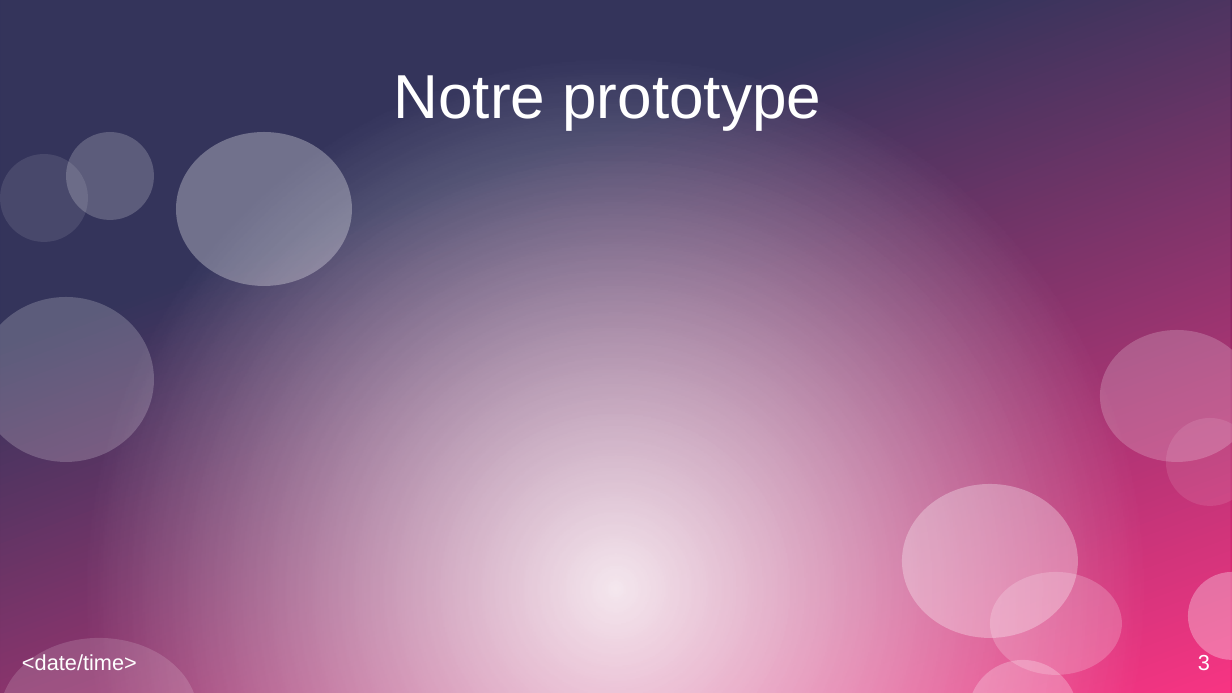
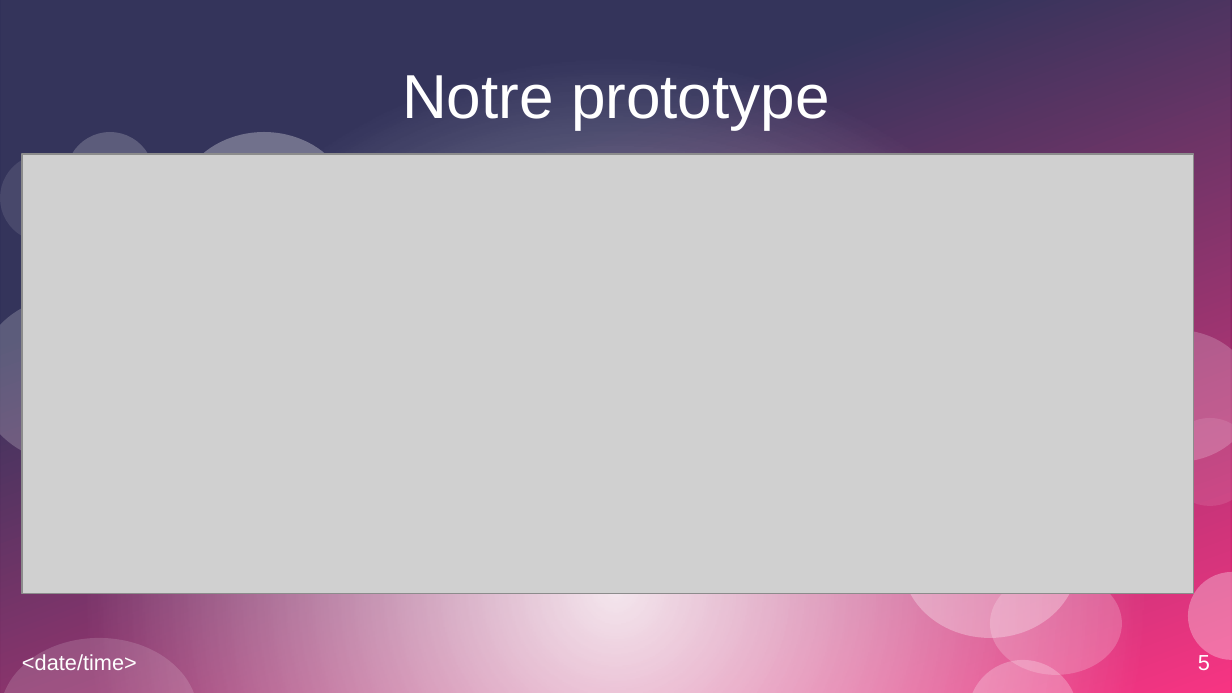
Before and after one commit to RomainVarra/QuizZzZ, a slide deck: slide 5 of Public/Maquettes/Diapos QuizZzZ !.odp (slide 3 before the commit). Drawn at 1232x693 pixels with LibreOffice and Linux fonts; fonts in the diff are those of the drawing; grey boxes stand for pictures. Boxes give left, top, right and bottom in pixels: in the first picture for what was removed or moved away, otherwise in the second. Text is boxed around its words. In the diff, an @@ line names an element or a change of style, - is before the commit and + after.

```diff
--- a/Public/Maquettes/Diapos QuizZzZ !.odp
+++ b/Public/Maquettes/Diapos QuizZzZ !.odp
@@ title "Notre prototype": place and size @@
-title "Notre prototype" at (394, 75, 821, 129)
+title "Notre prototype" at (402, 75, 830, 129)
@@ picture added at (22, 154, 1194, 595) @@
@@ page number at (1198, 653, 1210, 670): text changed @@
-3
+5
```
Also in this commit, not shown: 5 slides added, 4 other files.
